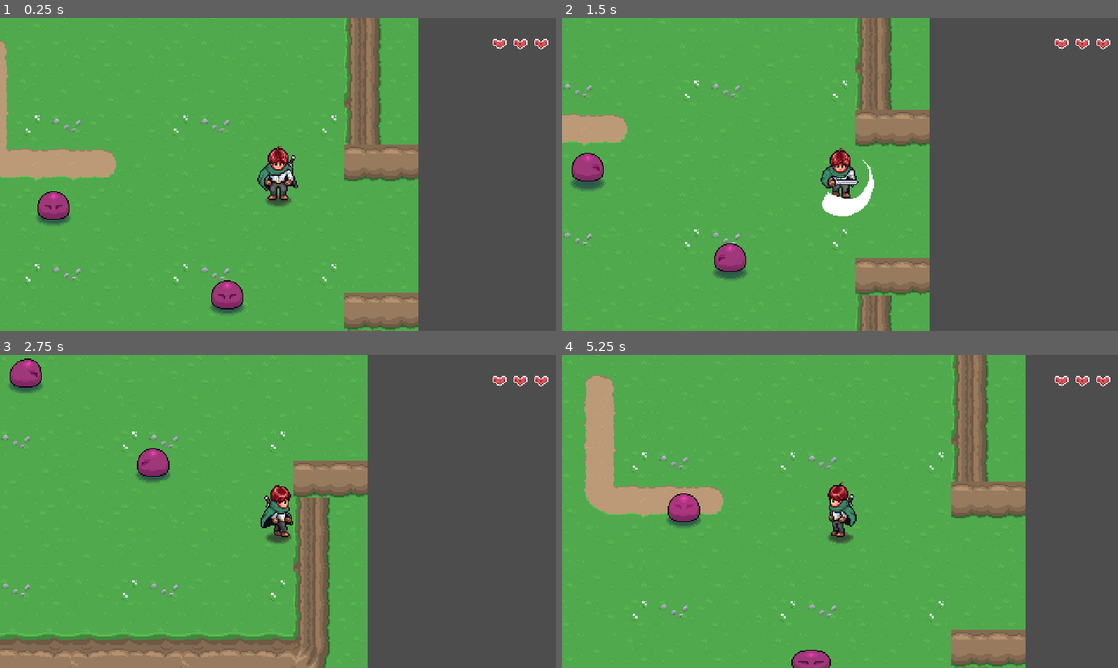
Above: before the commit, frames 1-4 (two rows, left to right).
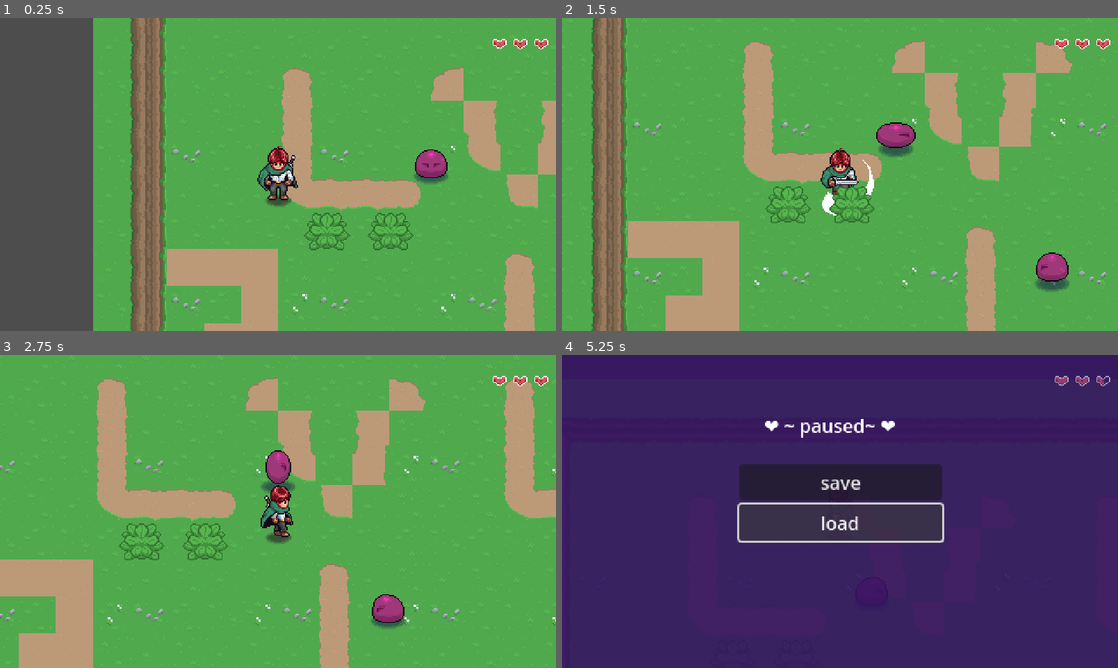
Above: after the commit, the same moments.

Repository: mrchameleon/2drpg
Game: Godot game, scene res://Levels/Areas/1.tscn
Same seed, same stepped clock (60 frames per second), same inputs: the game is played once before the commit and once after it.
Inputs (mouse positions are in pixels of both pictures, inside the frame that each line leads up to):
- Up to frame 1 (0.25 s): no input
- Up to frame 2 (1.5 s): hold D (right) 0.53-1.28 s; hold Space (attack) 0.53-1.28 s; hold S (down) from 1.28 s (still down); tap Space (attack) at 1.35 s
- Up to frame 3 (2.75 s): release S (down) at 2.03 s; hold D (right) from 2.03 s (still down); hold Space (attack) from 2.03 s (still down)
- Up to frame 4 (5.25 s): release D (right) at 2.78 s; release Space (attack) at 2.78 s; hold W (up) 2.78-3.53 s; tap Space (attack) at 2.85 s; hold A (left) 3.53-4.25 s; hold Space (attack) 3.53-4.25 s; tap Escape (pause, bound only after the commit) at 4.15 s; click (840, 483) at 4.25 s, where only the run after the commit has a clickable "save"; click (840, 524) at 5 s, where only the run after the commit has a clickable "load"

The runs differ from the first frame. In frame 1, 62% of the frame differs, in the area x 0-100%, y 0-100%; in frame 2, 56%; in frame 3, 56%; in frame 4, 100%.

Commit message:
e15. basic save/load completed

Diff:
--- /dev/null
+++ b/GUI/pause_menu/pause_menu.gd
@@ -0,0 +1,45 @@
+extends CanvasLayer
+
+@onready var loadbtn: Button = $ColorRect/VBoxContainer/loadbtn
+@onready var savebtn: Button = $ColorRect/VBoxContainer/savebtn
+
+var is_paused : bool = false
+
+
+func _ready() -> void:
+	pass
+
+func _unhandled_input(event: InputEvent) -> void:
+	if event.is_action_pressed("pause"):
+		if is_paused == false:
+			show_pause()
+		else:
+			hide_pause()
+		get_viewport().set_input_as_handled()
+
+func show_pause() -> void:
+	get_tree().paused = true
+	visible = true
+	is_paused = true
+	savebtn.grab_focus()
+
+func hide_pause() -> void:
+	get_tree().paused = false
+	visible = false
+	is_paused = false
+
+
+func _on_savebtn_pressed() -> void:
+	if is_paused == false:
+		return
+	SaveManager.save_game()
+	show_pause()
+
+
+
+func _on_loadbtn_pressed() -> void:
+	if is_paused == false:
+		return
+	SaveManager.load_game()
+	await GameManager.level_loaded
+	hide_pause()
--- /dev/null
+++ b/GUI/pause_menu/pause_menu.tscn
@@ -0,0 +1,58 @@
+[gd_scene load_steps=2 format=3 uid="uid://mchylqybqlb2"]
+
+[ext_resource type="Script" path="res://GUI/pause_menu/pause_menu.gd" id="1_6mn15"]
+
+[node name="PauseMenu" type="CanvasLayer"]
+process_mode = 3
+layer = 3
+visible = false
+script = ExtResource("1_6mn15")
+
+[node name="ColorRect" type="ColorRect" parent="."]
+anchors_preset = 15
+anchor_right = 1.0
+anchor_bottom = 1.0
+grow_horizontal = 2
+grow_vertical = 2
+mouse_filter = 1
+color = Color(0.278431, 0.156863, 0.501961, 0.462745)
+
+[node name="VBoxContainer" type="VBoxContainer" parent="ColorRect"]
+layout_mode = 1
+anchors_preset = 8
+anchor_left = 0.5
+anchor_top = 0.5
+anchor_right = 0.5
+anchor_bottom = 0.5
+offset_left = -87.0
+offset_top = -41.0
+offset_right = 88.0
+offset_bottom = 33.0
+grow_horizontal = 2
+grow_vertical = 2
+
+[node name="savebtn" type="Button" parent="ColorRect/VBoxContainer"]
+layout_mode = 2
+text = "save"
+
+[node name="loadbtn" type="Button" parent="ColorRect/VBoxContainer"]
+layout_mode = 2
+text = "load"
+
+[node name="Label" type="Label" parent="."]
+anchors_preset = 8
+anchor_left = 0.5
+anchor_top = 0.5
+anchor_right = 0.5
+anchor_bottom = 0.5
+offset_left = -66.0
+offset_top = -86.0
+offset_right = 66.0
+offset_bottom = -63.0
+grow_horizontal = 2
+grow_vertical = 2
+mouse_filter = 1
+text = "❤️ ~ paused~ ❤️"
+
+[connection signal="pressed" from="ColorRect/VBoxContainer/savebtn" to="." method="_on_savebtn_pressed"]
+[connection signal="pressed" from="ColorRect/VBoxContainer/loadbtn" to="." method="_on_loadbtn_pressed"]
--- a/GUI/player_hud/player_hud.gd
+++ b/GUI/player_hud/player_hud.gd
@@ -16,11 +16,12 @@
 
 
 func update_heart(_index : int, _hp : int) -> void:
-	var _value : int = clamp( _hp - _index * 2, 0, 2)
-	hearts[_index].value = _value
+	if hearts:
+		var _value : int = clamp( _hp - _index * 2, 0, 2)
+		hearts[_index].value = _value
 
 func update_max_hp(_max_hp : int) -> void:
-	var _heart_count : int = round(_max_hp / 2)
+	var _heart_count : int = round(_max_hp * 0.5)
 	for i in hearts.size():
 		if i < _heart_count:
 			hearts[i].visible = true
--- a/GUI/player_hud/player_hud.tscn
+++ b/GUI/player_hud/player_hud.tscn
@@ -15,7 +15,7 @@
 anchor_bottom = 1.0
 grow_horizontal = 2
 grow_vertical = 2
-mouse_filter = 2
+mouse_filter = 1
 
 [node name="hp_text" type="Sprite2D" parent="Control"]
 visible = false
--- a/Levels/Areas/1.tscn
+++ b/Levels/Areas/1.tscn
@@ -14,7 +14,7 @@
 tile_map_data = PackedByteArray("AAAAAAAAAQAFAAIAAAAAAAEAAQABAAMAAAAAAAIAAQABAAAAAAAAAAMAAQABAAEAAAAAAAQAAQABAAIAAAAAAA …(7984 unchanged characters)…
 
 [node name="PlayerSpawn" parent="." instance=ExtResource("3_eul2t")]
-position = Vector2(615, 26)
+position = Vector2(606, -74)
 
 [node name="Slime" parent="." instance=ExtResource("4_hct7s")]
 position = Vector2(132, -4)
--- a/Levels/scripts/level_transition.gd
+++ b/Levels/scripts/level_transition.gd
@@ -2,8 +2,6 @@
 class_name LevelTransition extends Area2D
 
 enum SIDE { LEFT, RIGHT, TOP, BOTTOM }
-
-var is_colliding : bool = false
 
 @export_file( "*.tscn ") var level
 @export var target_transition_area : String = "LevelTransition"
@@ -48,7 +46,6 @@
 func _player_entered(_p : Node2D) -> void:
 	print("player global pos: %s" % _p.global_position)
 	GameManager.load_new_level(level, target_transition_area, get_offset())
-	is_colliding = false
 
 func _place_player() -> void:
 	if name != GameManager.target_transition:
@@ -103,7 +100,3 @@
 	# 16px, 32px, etc
 	position.x = round(position.x / 16) * 16
 	position.y = round(position.y / 16) * 16
-
-
-func _on_body_entered(body: Node2D) -> void:
-	is_colliding = true
--- a/Levels/scripts/player_spawn.gd
+++ b/Levels/scripts/player_spawn.gd
@@ -4,10 +4,8 @@
 
 func _ready() -> void:
 	visible = false
-	# allow to spawn on coords of a player spawn in the editor.
-	PlayerManager.set_player_position( self.global_position )
 	if PlayerManager.player_spawned == false:
-		# we haven't spawned yet...
-		# set spawn location at this instance's global_position
+		print("this code doesn't run for initial spawn... lol")
+		# how can we allow to spawn on coords of a player spawn in the editor?
 		PlayerManager.set_player_position( self.global_position )
 		PlayerManager.player_spawned = true
--- a/Player/player.tscn
+++ b/Player/player.tscn
@@ -10,7 +10,6 @@
 [ext_resource type="Script" path="res://Player/scripts/state_idle.gd" id="3_4fyun"]
 [ext_resource type="Script" path="res://Player/scripts/state_attack.gd" id="4_wd2mk"]
 [ext_resource type="Script" path="res://Player/scripts/state_walk.gd" id="4_wmi23"]
-[ext_resource type="Script" path="res://Player/scripts/interaction.gd" id="9_km44n"]
 [ext_resource type="Script" path="res://Player/scripts/state_stun.gd" id="10_d3acy"]
 [ext_resource type="Script" path="res://Player/scripts/camera.gd" id="10_hjis6"]
 [ext_resource type="PackedScene" uid="uid://dpbseh8ub165w" path="res://HelperNodes/hitbox/hitbox.tscn" id="12_bxcai"]
@@ -533,6 +532,29 @@
 [sub_resource type="CircleShape2D" id="CircleShape2D_2o3ph"]
 radius = 20.0
 
+[sub_resource type="GDScript" id="GDScript_1kwrd"]
+script/source = "# DEAD CODE - REMOVE
+class_name PlayerInteraction extends Node2D
+#
+#@onready var player: Player = $\"..\"
+#
+#func _ready() -> void:
+	#pass#player.DirectionChanged.connect( updateDirection )
+#
+#func updateDirection( new_direction : Vector2 ) -> void:
+	#match new_direction:
+		#Vector2.DOWN:
+			#rotation_degrees = 0
+		#Vector2.UP:
+			#rotation_degrees = 180
+		#Vector2.LEFT:
+			#rotation_degrees = 90
+		#Vector2.RIGHT:
+			#rotation_degrees = -90
+		#_:
+			#rotation_degrees = 0
+"
+
 [sub_resource type="CircleShape2D" id="CircleShape2D_om3bi"]
 
 [sub_resource type="Animation" id="Animation_p0fol"]
@@ -677,7 +699,7 @@
 script = ExtResource("10_hjis6")
 
 [node name="Interactions(RemoveMe?)" type="Node2D" parent="."]
-script = ExtResource("9_km44n")
+script = SubResource("GDScript_1kwrd")
 
 [node name="Hitbox" parent="." instance=ExtResource("12_bxcai")]
 collision_layer = 2
--- a/Player/scripts/interaction.gd
+++ /dev/null
@@ -1,20 +0,0 @@
-# DEAD CODE - REMOVE
-class_name PlayerInteraction extends Node2D
-#
-#@onready var player: Player = $".."
-#
-#func _ready() -> void:
-	#pass#player.DirectionChanged.connect( updateDirection )
-#
-#func updateDirection( new_direction : Vector2 ) -> void:
-	#match new_direction:
-		#Vector2.DOWN:
-			#rotation_degrees = 0
-		#Vector2.UP:
-			#rotation_degrees = 180
-		#Vector2.LEFT:
-			#rotation_degrees = 90
-		#Vector2.RIGHT:
-			#rotation_degrees = -90
-		#_:
-			#rotation_degrees = 0
--- a/Player/scripts/player.gd
+++ b/Player/scripts/player.gd
@@ -1,7 +1,7 @@
 class_name Player extends CharacterBody2D
 
-
-signal direction_changed( new_direction: Vector2 )
+# unused code
+# signal direction_changed( new_direction: Vector2 )
 signal player_damaged ( hurtbox: Hurtbox )
 
 # missed a thing where this was added, but the code is in enemy that could be copied over
@@ -11,8 +11,8 @@
 var direction : Vector2 = Vector2.ZERO
 
 var invulnerable : bool = false
-var hp : int = 6
-var max_hp : int = 6
+@export var hp : int = 6
+@export var max_hp : int = 6
 
 
 
--- a/Props/Plants/plant.gd
+++ b/Props/Plants/plant.gd
@@ -5,7 +5,7 @@
 func _ready() -> void:
 	hitbox.damaged.connect( take_damage )
 
-func take_damage( hitbox ) -> void:
+func take_damage() -> void:
 	# this "removes/cleans up the node"
 	# a simple way to destroy the object/instance.
 	queue_free()
--- a/_Globals/player_manager.gd
+++ b/_Globals/player_manager.gd
@@ -15,6 +15,10 @@
 	player = PLAYER.instantiate()
 	add_child( player )
 
+func set_health(hp, max_hp) -> void:
+	player.max_hp = max_hp
+	player.hp = hp
+	player.update_hp(0)
 
 func set_player_position(_new_pos: Vector2) -> void:
 	player.global_position = _new_pos
--- /dev/null
+++ b/_Globals/save_manager.gd
@@ -0,0 +1,66 @@
+extends Node
+
+const SAVE_PATH = "user://"
+
+signal game_loaded
+signal game_saved
+
+var current_save : Dictionary = {
+	scene_path = "",
+	player = {
+		hp = 1,
+		max_hp = 1,
+		pos_x = 0,
+		pos_y = 0
+	},
+	items = [],
+	persistence = [],
+	quests = [],
+	spells_learned = []
+}
+
+
+func save_game() -> void:
+	update_player_data()
+	update_scene_path()
+	var file := FileAccess.open(SAVE_PATH + "ponder.orb", FileAccess.WRITE)
+	var save_json = JSON.stringify( current_save )
+	file.store_line(save_json)
+	game_saved.emit()
+	print("game data was saved!")
+
+
+func load_game() -> void:
+	var file := FileAccess.open(SAVE_PATH + "ponder.orb", FileAccess.READ)
+	var json := JSON.new()
+	json.parse( file.get_line() )
+
+	var save_data := json.get_data() as Dictionary
+	current_save = save_data
+
+	GameManager.load_new_level(
+		current_save.scene_path, "", Vector2.ZERO
+	)
+	await GameManager.level_load_started
+
+	PlayerManager.set_player_position(
+		Vector2(current_save.player.pos_x, current_save.player.pos_y)
+	)
+	PlayerManager.set_health(current_save.player.hp, current_save.player.max_hp)
+
+	await GameManager.level_loaded
+
+	game_loaded.emit()
+	print("saved game data loaded!")
+
+
+func update_player_data() -> void:
+	var p : Player = PlayerManager.player
+	current_save.player.hp = p.hp
+	current_save.player.max_hp = p.max_hp
+	current_save.player.pos_x = p.global_position.x
+	current_save.player.pos_y = p.global_position.y
+
+
+func update_scene_path() -> void:
+	current_save.scene_path = get_tree().current_scene.scene_file_path
--- a/project.godot
+++ b/project.godot
@@ -21,6 +21,8 @@
 PlayerHud="*res://GUI/player_hud/player_hud.tscn"
 PlayerManager="*res://_Globals/player_manager.gd"
 SceneTransition="*res://GUI/scene_transition/scene_transition.tscn"
+PauseMenu="*res://GUI/pause_menu/pause_menu.tscn"
+SaveManager="*res://_Globals/save_manager.gd"
 
 [display]
 
@@ -54,8 +56,13 @@
 }
 attack={
 "deadzone": 0.5,
-"events": [Object(InputEventMouseButton,"resource_local_to_scene":false,"resource_name":"","device":-1,"window_id":0,"alt_pressed":false,"shift_pressed":false,"ctrl_pressed":false,"meta_pressed":false,"button_mask":0,"position":Vector2(0, 0),"global_position":Vector2(0, 0),"factor":1.0,"button_index":1,"canceled":false,"pressed":false,"double_click":false,"script":null)
-, Object(InputEventKey,"resource_local_to_scene":false,"resource_name":"","device":-1,"window_id":0,"alt_pressed":false,"shift_pressed":false,"ctrl_pressed":false,"meta_pressed":false,"pressed":false,"keycode":0,"physical_keycode":32,"key_label":0,"unicode":32,"location":0,"echo":false,"script":null)
+"events": [Object(InputEventKey,"resource_local_to_scene":false,"resource_name":"","device":-1,"window_id":0,"alt_pressed":false,"shift_pressed":false,"ctrl_pressed":false,"meta_pressed":false,"pressed":false,"keycode":0,"physical_keycode":32,"key_label":0,"unicode":32,"location":0,"echo":false,"script":null)
+, Object(InputEventMouseButton,"resource_local_to_scene":false,"resource_name":"","device":-1,"window_id":0,"alt_pressed":false,"shift_pressed":false,"ctrl_pressed":false,"meta_pressed":false,"button_mask":0,"position":Vector2(0, 0),"global_position":Vector2(0, 0),"factor":1.0,"button_index":1,"canceled":false,"pressed":false,"double_click":false,"script":null)
+]
+}
+pause={
+"deadzone": 0.5,
+"events": [Object(InputEventKey,"resource_local_to_scene":false,"resource_name":"","device":-1,"window_id":0,"alt_pressed":false,"shift_pressed":false,"ctrl_pressed":false,"meta_pressed":false,"pressed":false,"keycode":0,"physical_keycode":4194305,"key_label":0,"unicode":0,"location":0,"echo":false,"script":null)
 ]
 }
 
